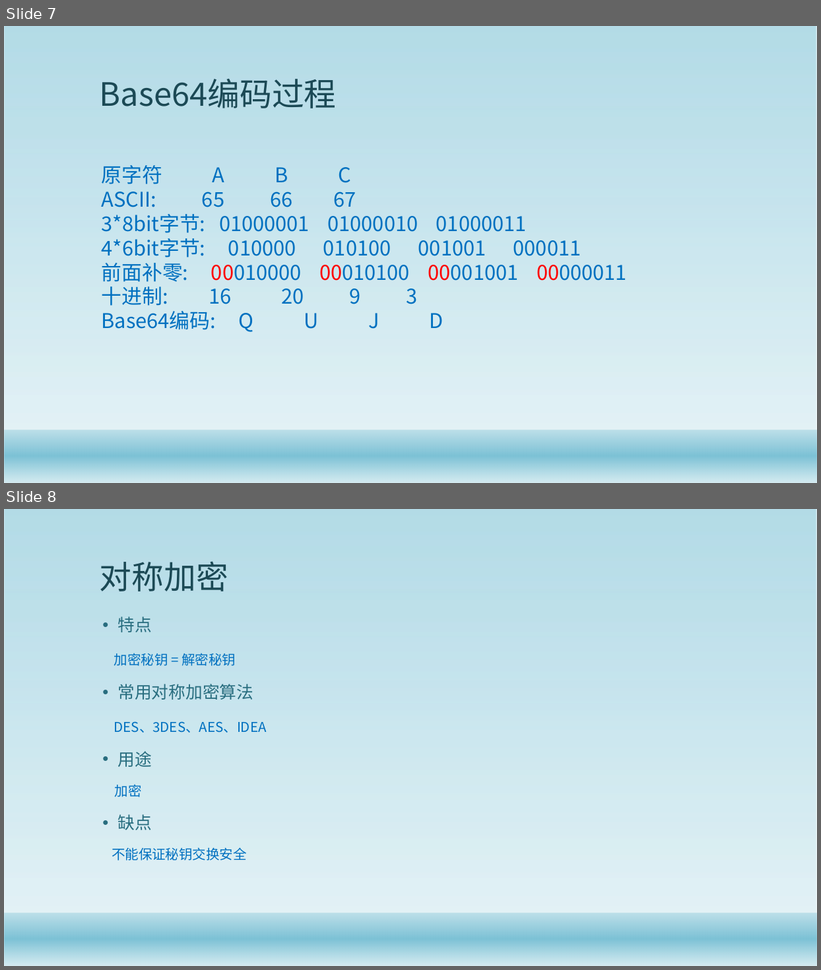
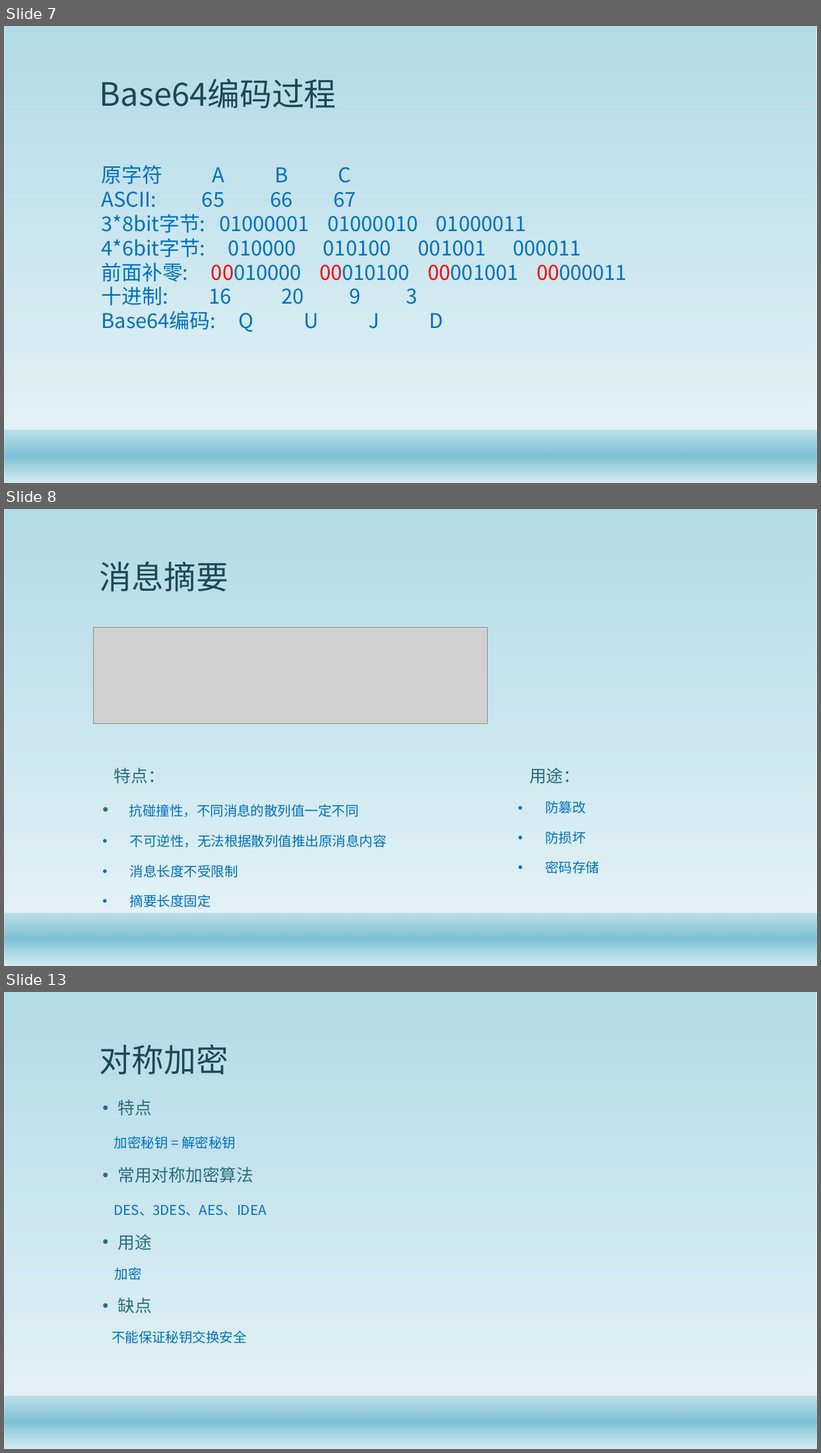
Before and after one commit to gaozhuo/java-security-doc, a slide deck: Java安全架构.pptx. Shown one above the other, each under a label of ours: slides 7 and 8 before the commit, slides 7, 8 and 13 after it; the slides between them are not shown. The pictures are 821x970 and 821x1453 pixels, drawn with LibreOffice and Linux fonts; fonts in the diff are those of the drawing; grey boxes stand for pictures; background and template pictures are left out. Boxes give left, top, right and bottom in pixels: in the first picture for what was removed or moved away, otherwise in the second. Text is boxed around its words. In the diff, an @@ line names an element or a change of style, - is before the commit and + after.

```diff
--- a/Java安全架构.pptx
+++ b/Java安全架构.pptx
@@ slide 8 added at bbox=[4, 509, 817, 966], background #FFFFFF; not listed: 2 template elements that a slide beside it also shows @@
@@ title added at bbox=[100, 561, 228, 591], 38 pt, text #1B4855 @@
+消息摘要
@@ picture added at bbox=[94, 628, 488, 724] @@
@@ text added at bbox=[114, 768, 387, 908], 16 pt, text #0070C0 @@
+特点：
+• 抗碰撞性，不同消息的散列值一定不同
+• 不可逆性，无法根据散列值推出原消息内容
+• 消息长度不受限制
+• 摘要长度固定
@@ text added at bbox=[529, 768, 599, 874], 16 pt, text #0070C0 @@
+用途：
+• 防篡改
+• 防损坏
+• 密码存储
@@ what was slide 8 is now slide 13 @@
```
Also in this commit, not shown: 1 slide changed, 4 other slides added, 7 other files.
